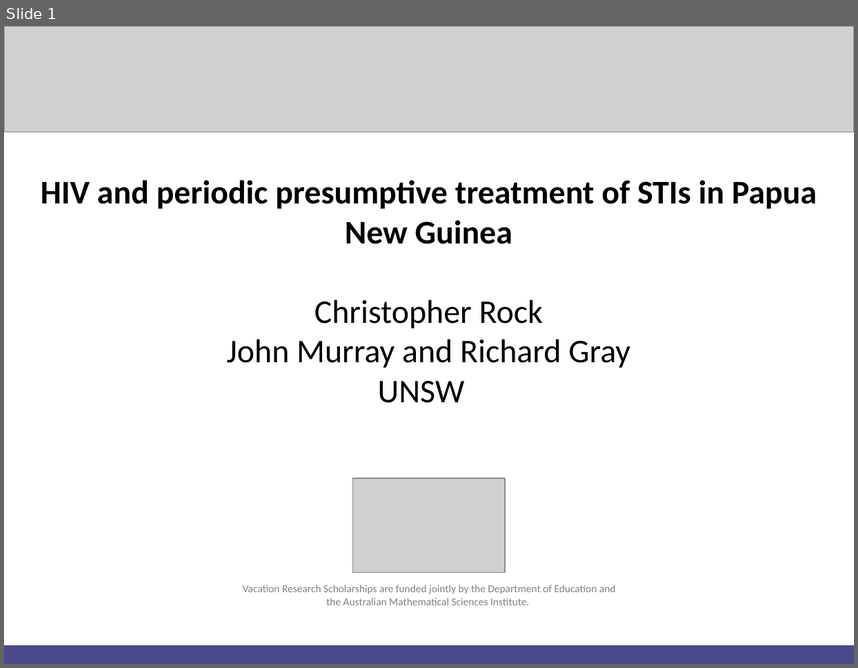
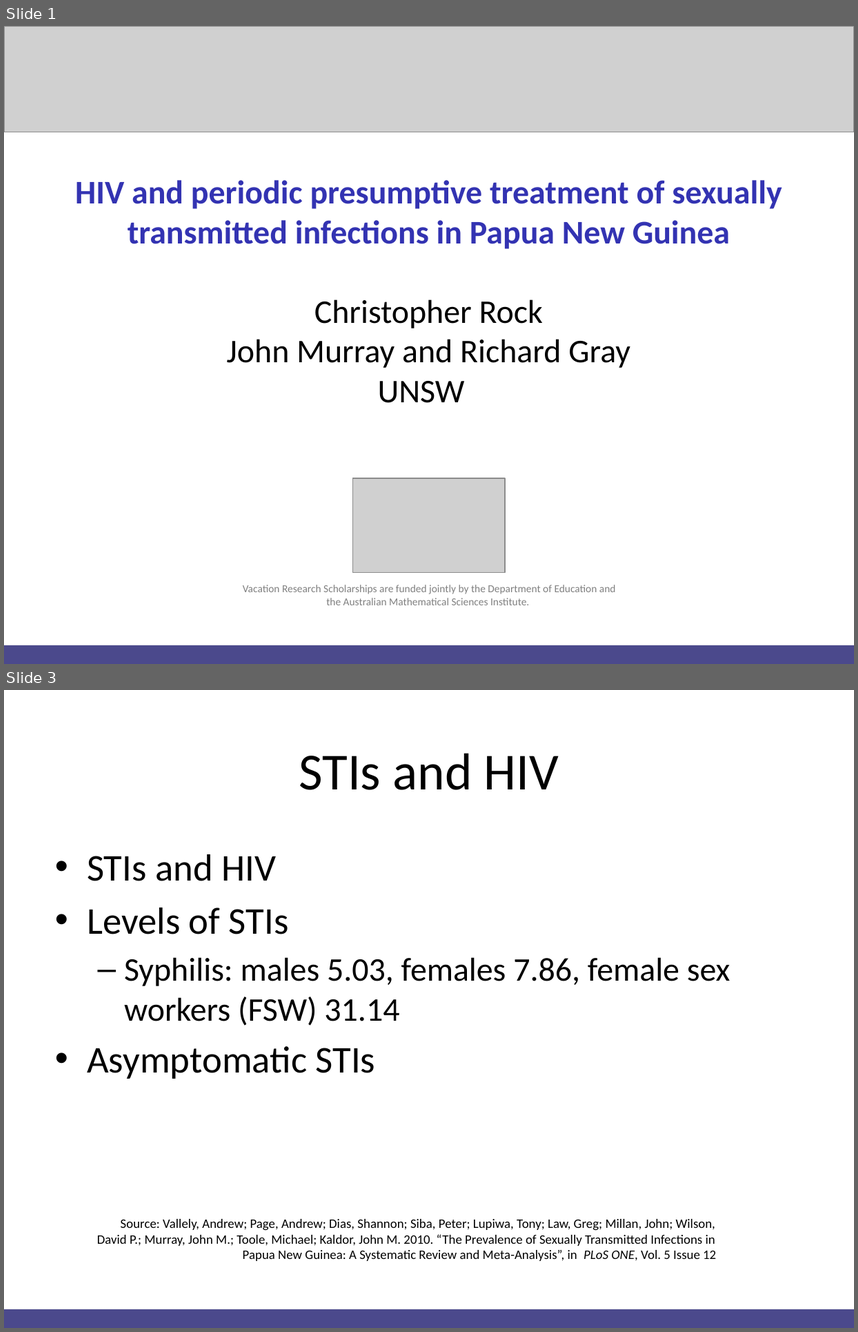
Before and after one commit to Christopher-Rock/hivandppt, a slide deck: Christopher Rock HIV and PPT.pptx. Shown one above the other, each under a label of ours: slide 1 before the commit, slides 1 and 3 after it; the slides between them are not shown. The pictures are 858x668 and 858x1332 pixels, drawn with LibreOffice and Linux fonts; fonts in the diff are those of the drawing; grey boxes stand for pictures; background and template pictures are left out. Boxes give left, top, right and bottom in pixels: in the first picture for what was removed or moved away, otherwise in the second. Text is boxed around its words. In the diff, an @@ line names an element or a change of style, - is before the commit and + after.

```diff
--- a/Christopher Rock HIV and PPT.pptx
+++ b/Christopher Rock HIV and PPT.pptx
@@ slide 3 added at [4, 690, 854, 1328], background #FFFFFF @@
@@ title added at [299, 753, 559, 790], 44 pt, text #000000 @@
+STIs and HIV
@@ text added at [87, 854, 731, 1078], 28 pt, text #000000 @@
+• STIs and HIV
+• Levels of STIs
+  – Syphilis: males 5.03, females 7.86, female sex workers (FSW) 31.14
+• Asymptomatic STIs
@@ text added at [97, 1219, 716, 1261], 11 pt, text #000000 @@
+Source: Vallely, Andrew; Page, Andrew; Dias, Shannon; Siba, Peter; Lupiwa, Tony; Law, Greg; Millan, John; Wilson, David P.; Murray, John M.; Toole, Michael; Kaldor, John M. 2010. “The Prevalence of Sexually Transmitted Infections in Papua New Guinea: A Systematic Review and Meta-Analysis”, in PLoS ONE, Vol. 5 Issue 12
@@ rectangle added at [4, 1309, 854, 1328], fill #4B498C @@
@@ slide 1 changed as well @@
@@ title at [75, 180, 782, 403]: text changed; text colour #000000 to #3333B2 @@
-HIV and periodic presumptive treatment of STIs in Papua New Guinea
-Christopher Rock
-John Murray and Richard Gray
-UNSW
+HIV and periodic presumptive treatment of sexually transmitted infections in Papua New Guinea
+Christopher Rock
+John Murray and Richard Gray
+UNSW
```
Also in this commit, not shown: 12 other slides changed, 2 other slides added, 8 slides removed, 1 other file.
